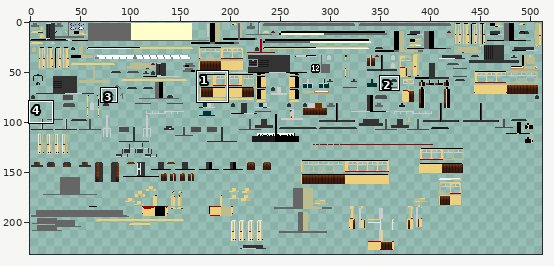
One commit to this sprite sheet: src/main/resources/assets/tc/textures/trains/Duewag_GT6ER_Magenta.png. The picture above shows the old version from afar; the outline marks the close-up.
Close-up. First the earlier version:
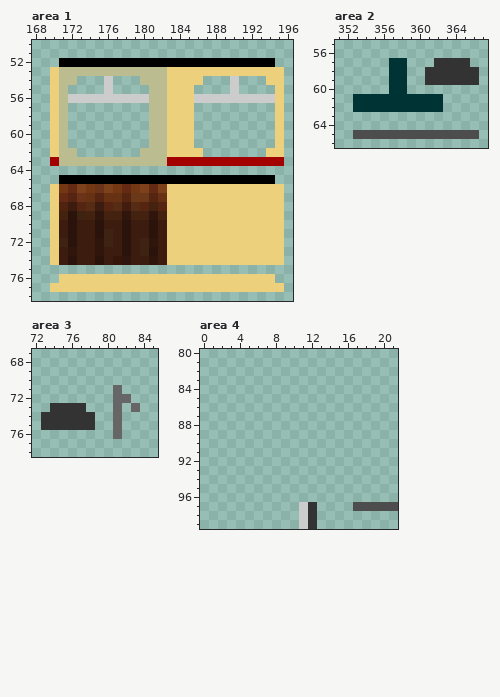
The file is 512x256 pixels. Colours within 5 levels of each other are drawn and written as one. Shown: area 1: x 168..196, y 50..78; area 2: x 351..367, y 55..66; area 3: x 72..85, y 67..78; area 4: x 0..21, y 80..99. The wide view leaves out empty margins. The commit also changed other parts of the picture, which this record leaves out.
The same view after the edit:
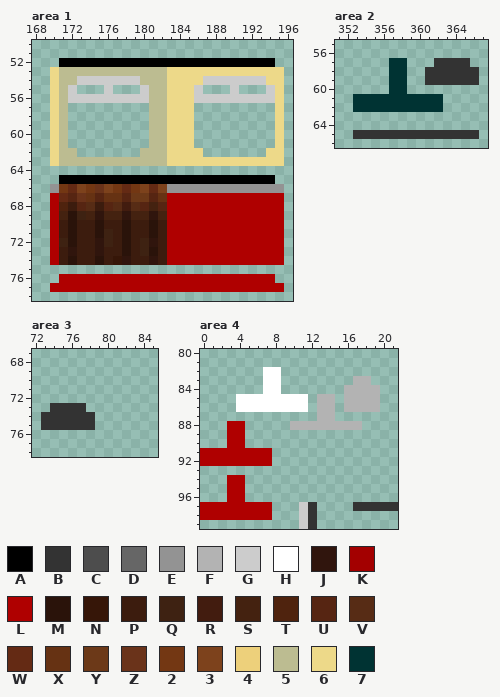
Palette (. is transparent): A #000000  B #333333  C #4d4d4d  D #666666  E #939393  F #b3b3b3  G #cccccc  H #ffffff  J #30150d  K #a30000  L #af0000  M #2a130a  N #361608  P #3c1c0e  Q #3e2212  R #421c0f  S #442210  T #4f230e  U #562512  V #572c15  W #642a14  X #663213  Y #6c3918  Z #6a331a  2 #733713  3 #7d421c  4 #edd07b  5 #bcbc91  6 #edd989  7 #003333
From old to new:
Area 1:
y 53: x 170 4 -> 6; x 183..195 4444444444444 -> 6666666666666
y 54: x 170 4 -> 6; x 173..175 ... -> GGG; x 177..179 ... -> GGG; x 183..189 4444... -> 6666GGG; x 191..195 ...44 -> GGG66
y 55: x 170 4 -> 6; x 172 . -> G; x 180 . -> G; x 183..186 444. -> 666G; x 194..195 .4 -> G6
y 56..61: x 170 4 -> 6; x 183..185 444 -> 666; x 195 4 -> 6
y 62: x 170 4 -> 6; x 183..186 4444 -> 6666; x 194..195 44 -> 66
y 63: x 170 K -> 6; x 183..195 KKKKKKKKKKKKK -> 6666666666666
y 66: x 170 4 -> E; x 183..195 4444444444444 -> EEEEEEEEEEEEE
y 67..74: x 170 4 -> L; x 183..195 4444444444444 -> LLLLLLLLLLLLL
y 76: x 171..194 444444444444444444444444 -> LLLLLLLLLLLLLLLLLLLLLLLL
y 77: x 170..195 44444444444444444444444444 -> LLLLLLLLLLLLLLLLLLLLLLLLLL
Area 2:
y 65: x 353..366 CCCCCCCCCCCCCC -> BBBBBBBBBBBBBB
Area 3:
y 71: x 81 D -> .
y 72: x 81..82 DD -> ..
y 73: x 81 D -> .; x 83 D -> .
y 74..76: x 81 D -> .
Area 4:
y 82: x 7..8 .. -> HH
y 83: x 7..8 .. -> HH; x 17..18 .. -> FF
y 84: x 7..8 .. -> HH; x 16..19 .... -> FFFF
y 85..86: x 4..11 ........ -> HHHHHHHH; x 13..14 .. -> FF; x 16..19 .... -> FFFF
y 87: x 13..14 .. -> FF
y 88: x 3..4 .. -> LL; x 10..17 ........ -> FFFFFFFF
y 89..90: x 3..4 .. -> LL
y 91..92: x 0..7 ........ -> LLLLLLLL
y 94..96: x 3..4 .. -> LL
y 97: x 0..7 ........ -> LLLLLLLL; x 17..21 CCCCC -> BBBBB
y 98: x 0..7 ........ -> LLLLLLLL
Changed places in both close-ups, as pixel boxes (x1, y1, x2, y2):
changed: (50, 67, 284, 292)
changed: (353, 130, 479, 139)
erased: (113, 385, 140, 439)
changed: (200, 367, 398, 520)
